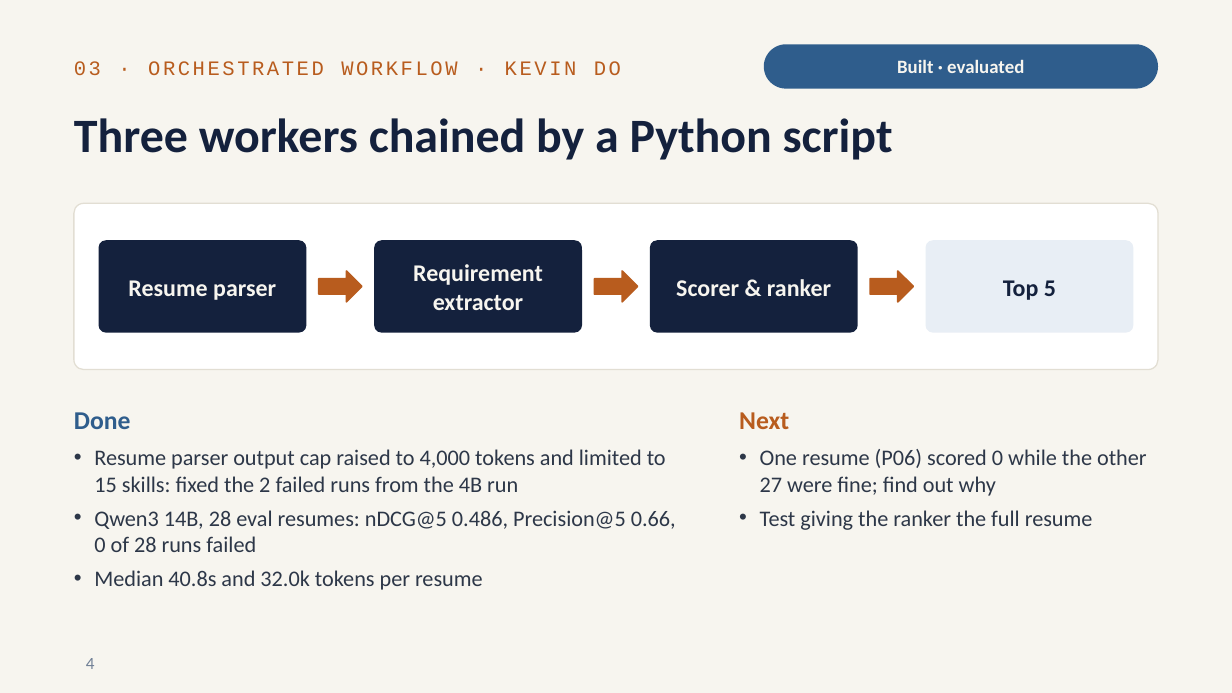
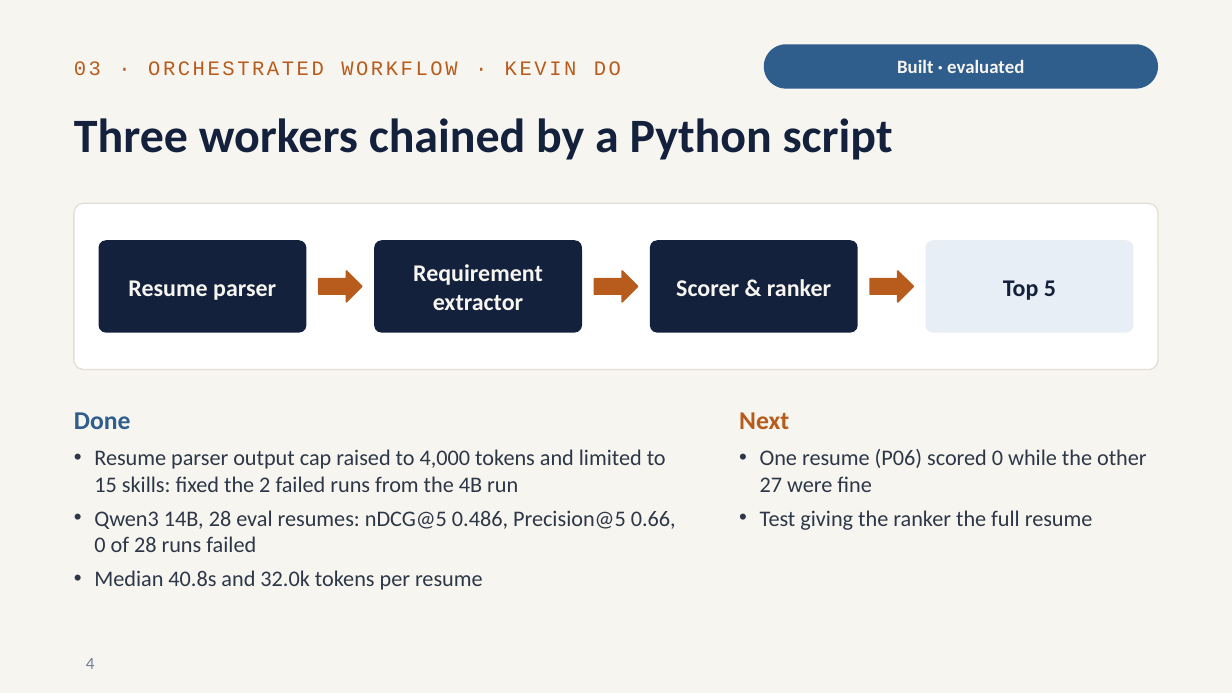
Before and after one commit to RitvikNeerattil/agentic_resume_matcher, a slide deck: slide 4 of progress_update_2026-10.pptx. Drawn at 1232x693 pixels with LibreOffice and Linux fonts; fonts in the diff are those of the drawing. Boxes give left, top, right and bottom in pixels: in the first picture for what was removed or moved away, otherwise in the second. Text is boxed around its words. In the diff, an @@ line names an element or a change of style, - is before the commit and + after.

Commit message:
slide 4 minor edit

```diff
--- a/progress_update_2026-10.pptx
+++ b/progress_update_2026-10.pptx
@@ text at bbox=[760, 449, 1147, 492]: text changed @@
-• One resume (P06) scored 0 while the other 27 were fine; find out why
+• One resume (P06) scored 0 while the other 27 were fine
```
Also in this commit, not shown: 2 other slides changed.
